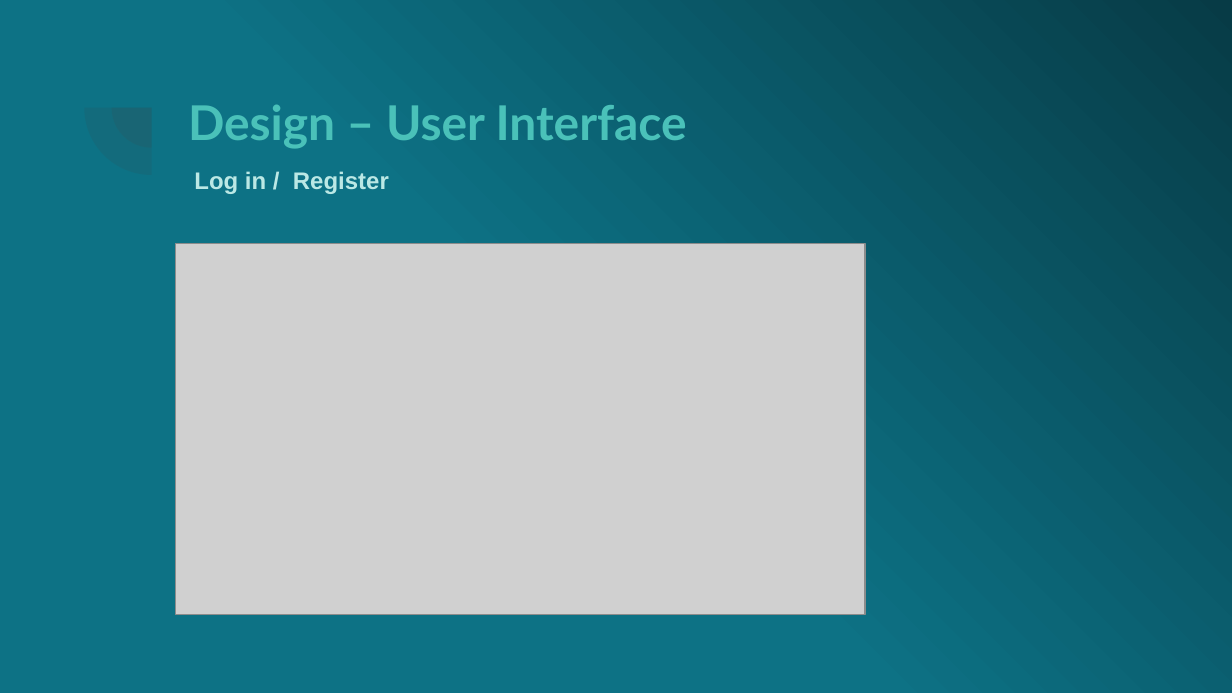
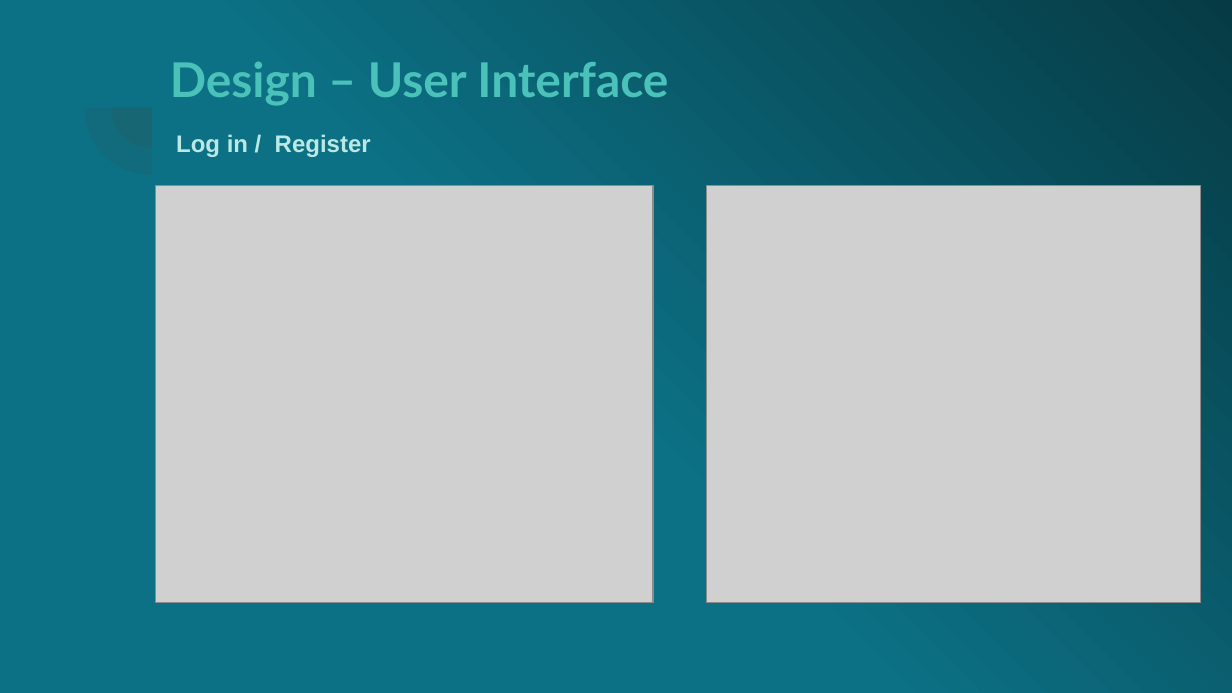
Before and after one commit to fobmsm/fobm.github.io, a slide deck: slide 8 of Milestone1.ppsx (slide 9 before the commit). Drawn at 1232x693 pixels with LibreOffice and Linux fonts; fonts in the diff are those of the drawing; grey boxes stand for pictures. Boxes give left, top, right and bottom in pixels: in the first picture for what was removed or moved away, otherwise in the second. Text is boxed around its words. In the diff, an @@ line names an element or a change of style, - is before the commit and + after.

Commit message:
26

```diff
--- a/Milestone1.ppsx
+++ b/Milestone1.ppsx
@@ background gradient #0D7285 to #073B46 to gradient #0C7185 to #063B45 @@
@@ pie slice (boxed as its full ellipse) at box(84, 41, 218, 175): fill #424242 at 13% opacity to #424242 at 12% opacity @@
@@ title "Design – User Interface": place and size @@
-title "Design – User Interface" at box(188, 105, 687, 149)
+title "Design – User Interface" at box(170, 62, 668, 106)
@@ pie slice (boxed as its full ellipse) at box(112, 68, 192, 148): fill #424242 at 13% opacity to #424242 at 12% opacity @@
@@ text "Log in / Register": place and size @@
-text "Log in / Register" at box(194, 171, 389, 194)
+text "Log in / Register" at box(176, 134, 371, 157)
@@ picture: place and size @@
-picture at box(176, 244, 865, 615)
+picture at box(155, 186, 653, 602)
@@ picture added at box(707, 186, 1201, 602) @@
```
Also in this commit, not shown: 6 other slides changed, 7 slides added, 7 slides removed.
